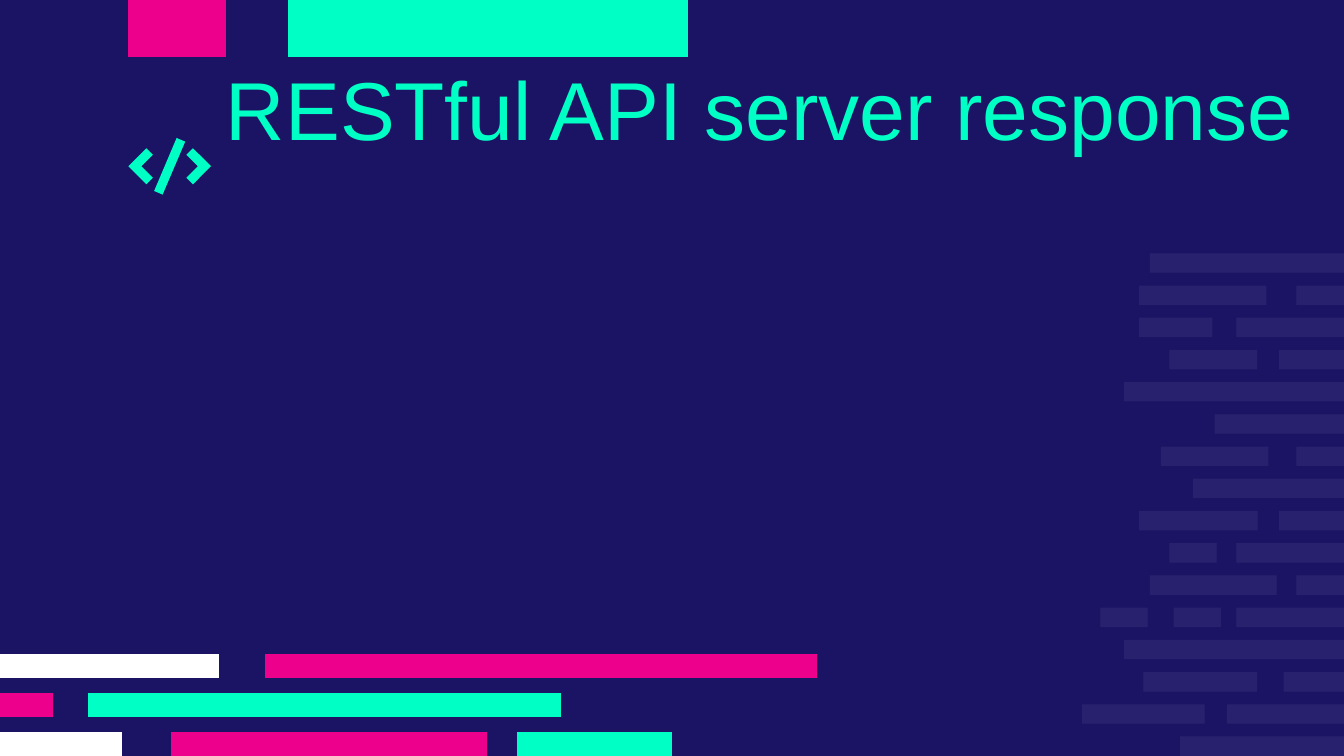
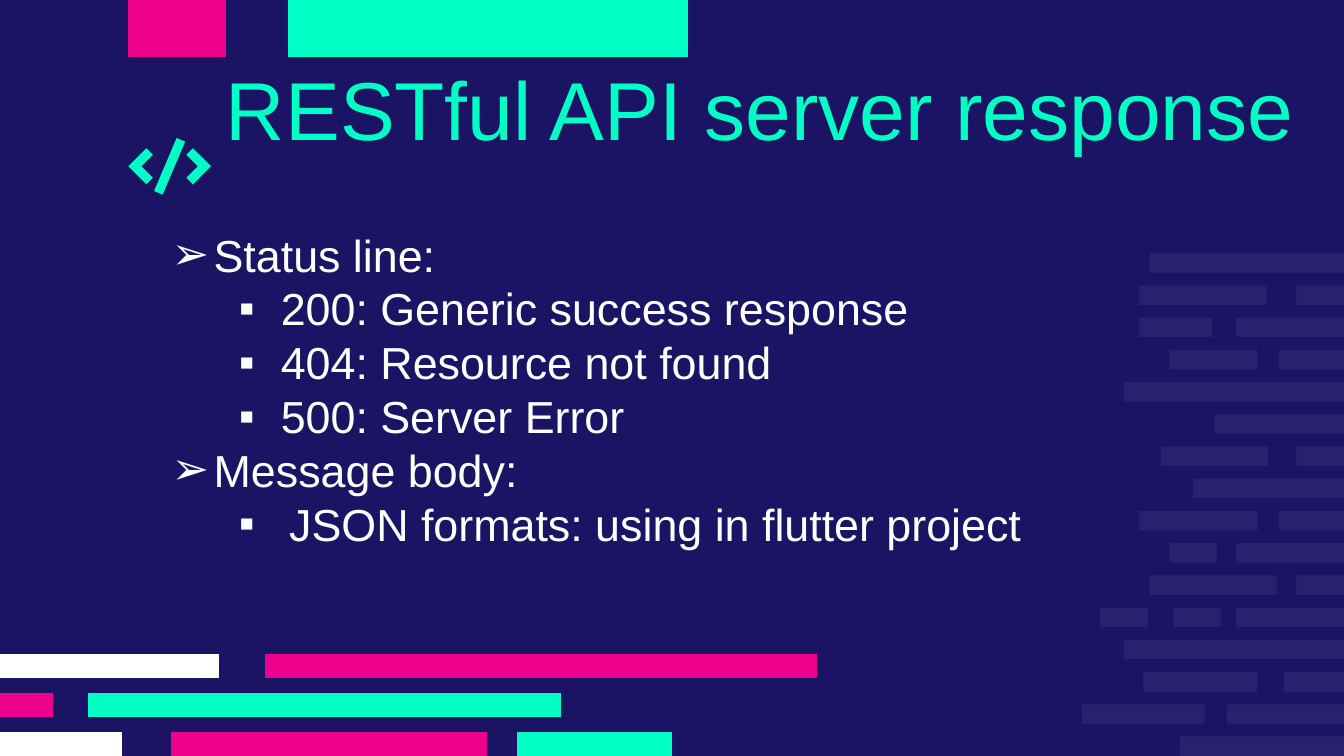
Before and after one commit to razan-hayajneh/TaskManagementProject, a slide deck: slide 9 of Documents/TaskManagementPresentation.pptx. Drawn at 1344x756 pixels with LibreOffice and Linux fonts; fonts in the diff are those of the drawing. Boxes give left, top, right and bottom in pixels: in the first picture for what was removed or moved away, otherwise in the second. Text is boxed around its words. In the diff, an @@ line names an element or a change of style, - is before the commit and + after.

```diff
--- a/Documents/TaskManagementPresentation.pptx
+++ b/Documents/TaskManagementPresentation.pptx
@@ text added at bbox=[214, 239, 1020, 549], 24 pt, text #FFFFFF @@
+➢ Status line:
+  ▪ 200: Generic success response
+  ▪ 404: Resource not found
+  ▪ 500: Server Error
+➢ Message body:
+  ▪ JSON formats: using in flutter project
```
Also in this commit, not shown: 3 other slides changed, 1 other file.
